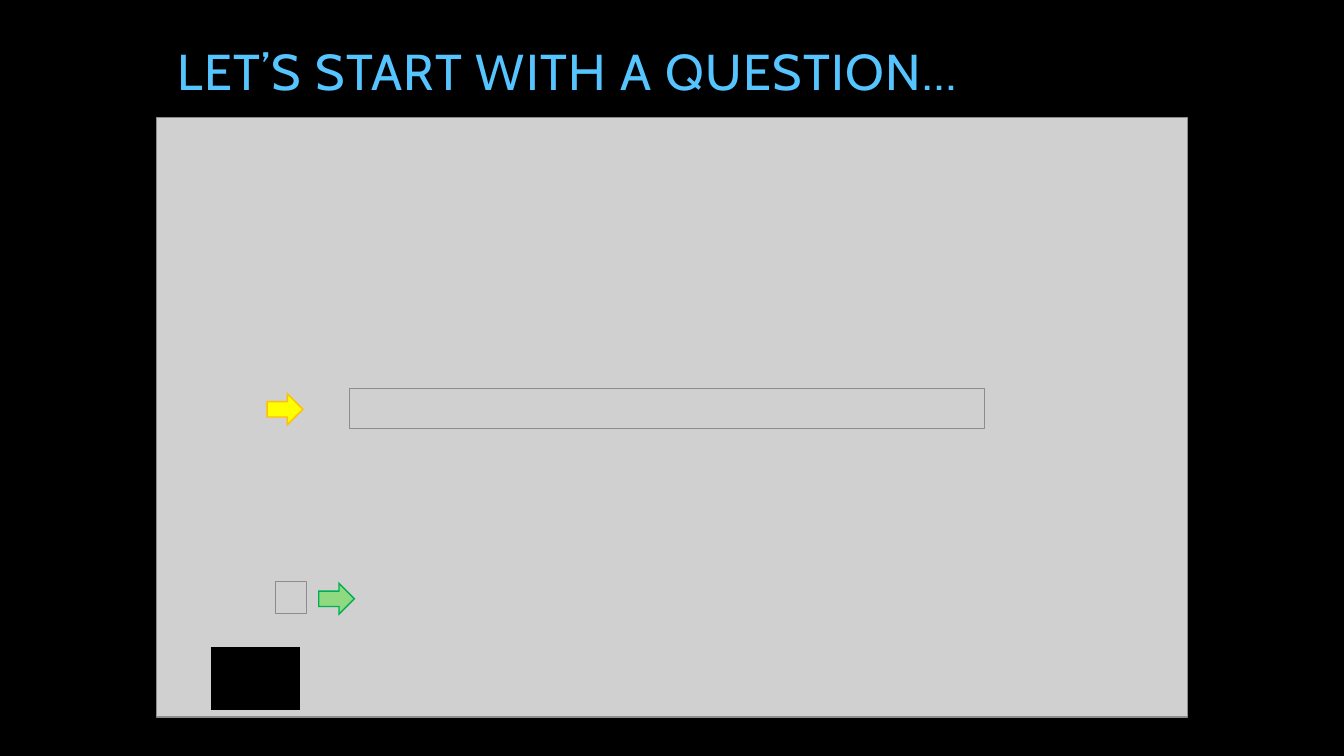
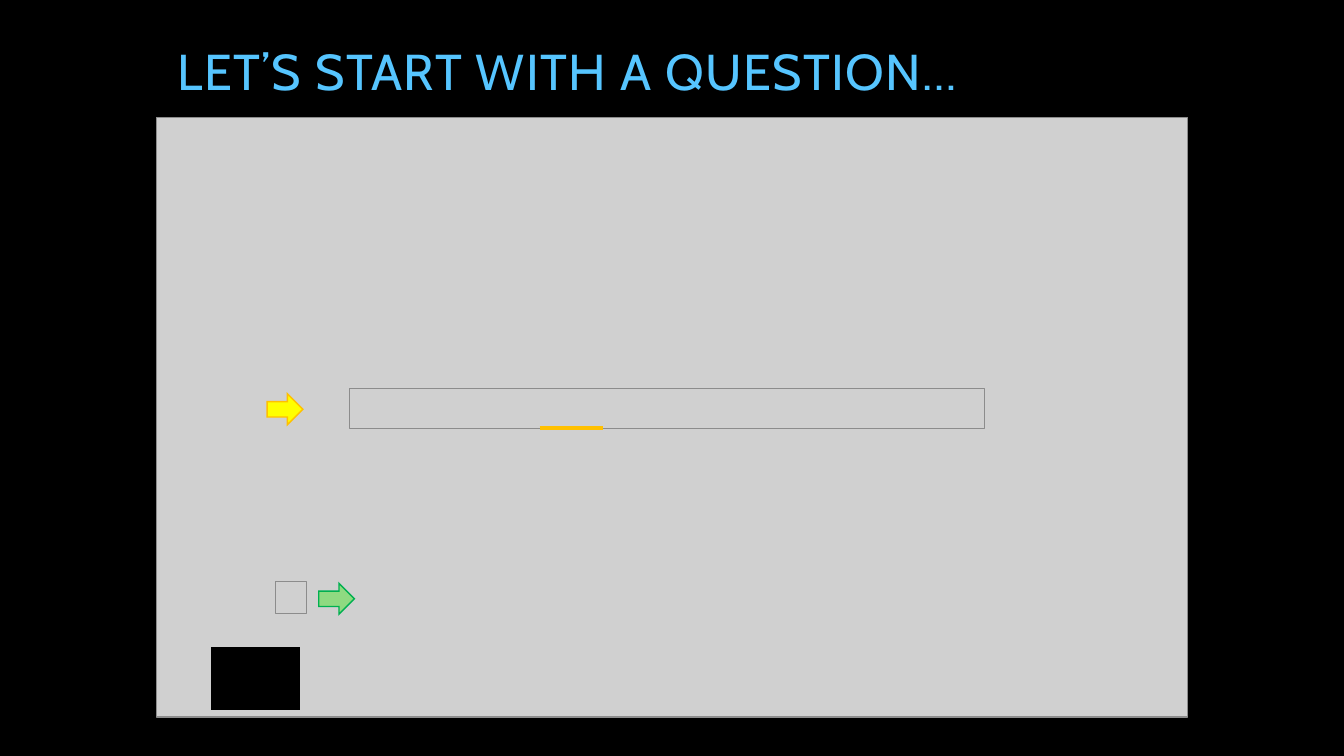
Before and after one commit to tpierrain/talk-AsyncAwait, a slide deck: slide 13 of AsyncAwait...ohWait.pptx (slide 12 before the commit). Drawn at 1344x756 pixels with LibreOffice and Linux fonts; fonts in the diff are those of the drawing; grey boxes stand for pictures; background and template pictures are left out. Boxes give left, top, right and bottom in pixels: in the first picture for what was removed or moved away, otherwise in the second. Text is boxed around its words. In the diff, an @@ line names an element or a change of style, - is before the commit and + after.

```diff
--- a/AsyncAwait...ohWait.pptx
+++ b/AsyncAwait...ohWait.pptx
@@ line added from (539, 427) to (603, 427), #FFC000 2.75 pt @@
```
Also in this commit, not shown: 11 other slides changed, 3 slides added.
